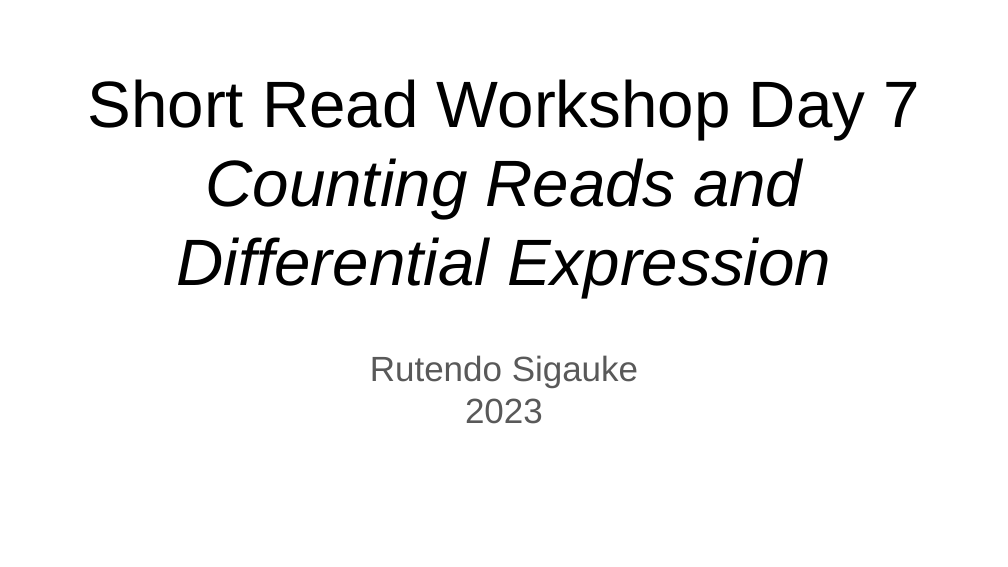
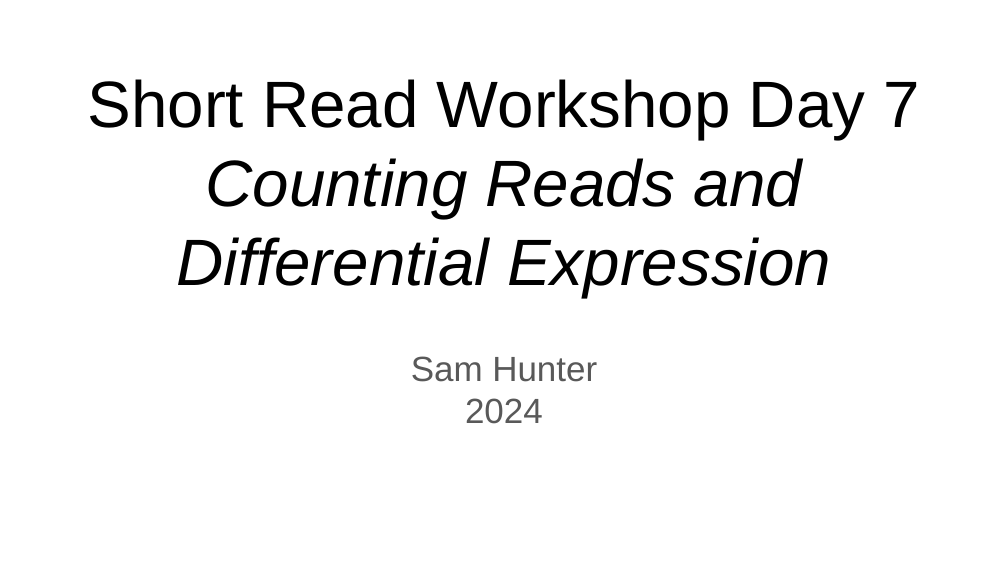
Before and after one commit to Dowell-Lab/srworkshop, a slide deck: slide 1 of projectB/day07/slides/Day7_slides.pptx. Drawn at 1008x567 pixels with LibreOffice and Linux fonts; fonts in the diff are those of the drawing. Boxes give left, top, right and bottom in pixels: in the first picture for what was removed or moved away, otherwise in the second. Text is boxed around its words. In the diff, an @@ line names an element or a change of style, - is before the commit and + after.

```diff
--- a/projectB/day07/slides/Day7_slides.pptx
+++ b/projectB/day07/slides/Day7_slides.pptx
@@ subtitle at (x1=411, y1=356, x2=597, y2=424): text changed @@
-Rutendo Sigauke
-2023
+Sam Hunter
+2024
```
Also in this commit, not shown: 1 other slide changed, 1 slide added, 2 slides removed, 2 other files.
